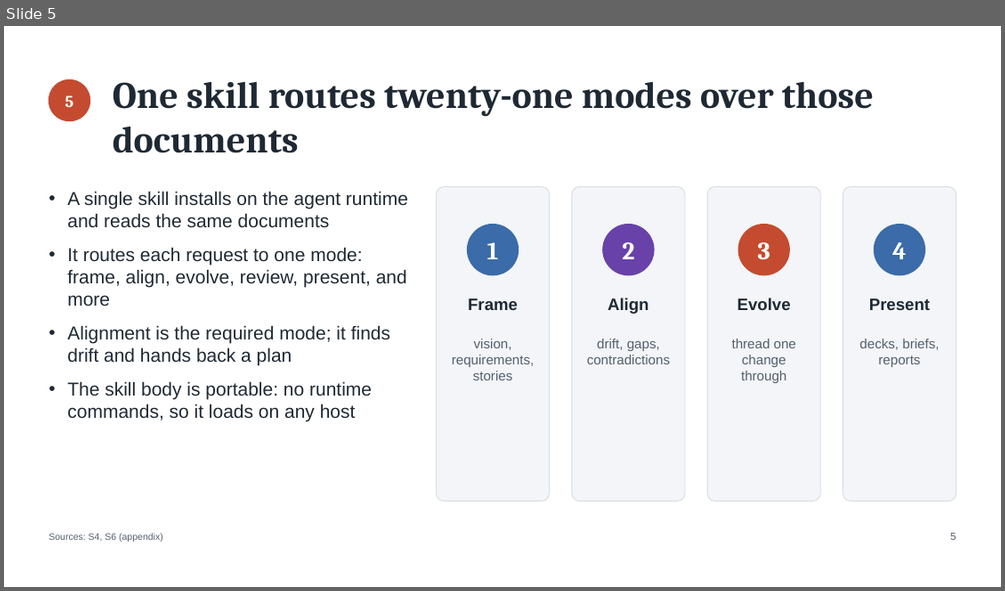
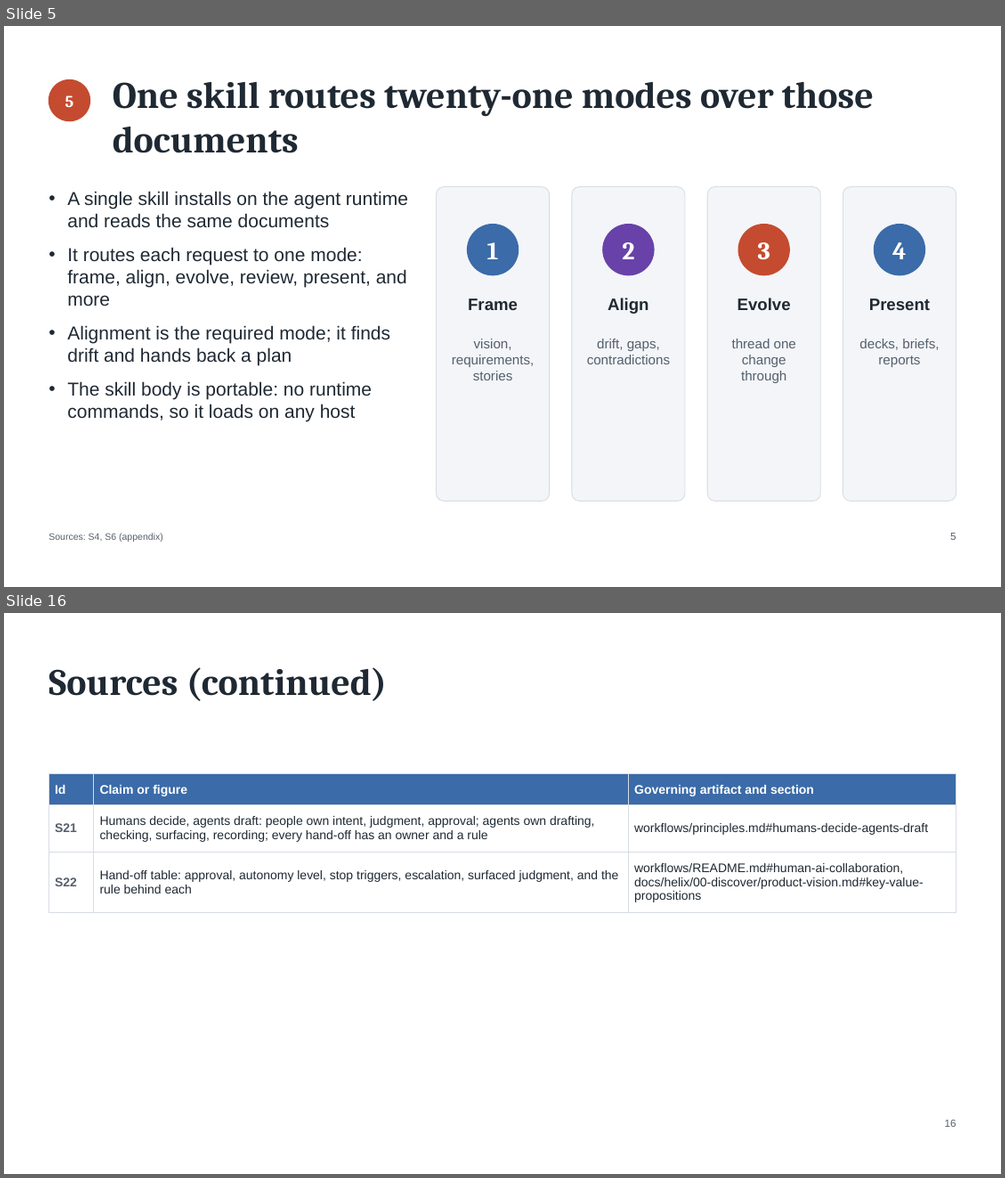
Before and after one commit to DocumentDrivenDX/helix, a slide deck: docs/helix/06-iterate/deliverables/assets/DEL-001-helix-evaluation-deck.pptx. Shown one above the other, each under a label of ours: slide 5 before the commit, slides 5 and 16 after it; the slides between them are not shown. The pictures are 1005x591 and 1005x1178 pixels, drawn with LibreOffice and Linux fonts; fonts in the diff are those of the drawing. Boxes give left, top, right and bottom in pixels: in the first picture for what was removed or moved away, otherwise in the second. Text is boxed around its words. In the diff, an @@ line names an element or a change of style, - is before the commit and + after.

```diff
--- a/docs/helix/06-iterate/deliverables/assets/DEL-001-helix-evaluation-deck.pptx
+++ b/docs/helix/06-iterate/deliverables/assets/DEL-001-helix-evaluation-deck.pptx
@@ slide 16 added at (x1=4, y1=613, x2=1001, y2=1174), background #FFFFFF @@
@@ text added at (x1=48, y1=667, x2=387, y2=701), 36 pt, text #1F2933, bold @@
+Sources (continued)
@@ table added at (x1=48, y1=774, x2=956, y2=906), 3 rows, 3 columns @@
+Id | Claim or figure | Governing artifact and section
+S21 | Humans decide, agents draft: people own intent, judgment, approval; agents own drafting, checking, surfacing, recording; every hand-off has an owner and a rule | workflows/principles.md#humans-decide-agents-draft
+S22 | Hand-off table: approval, autonomy level, stop triggers, escalation, surfaced judgment, and the rule behind each | workflows/README.md#human-ai-collaboration, docs/helix/00-discover/product-vision.md#key-value-propositions
@@ text added at (x1=945, y1=1119, x2=956, y2=1127), 10 pt, text #55606D @@
+16
```
Also in this commit, not shown: 8 slides changed, 5 other slides added, 4 slides removed, 15 other files.
